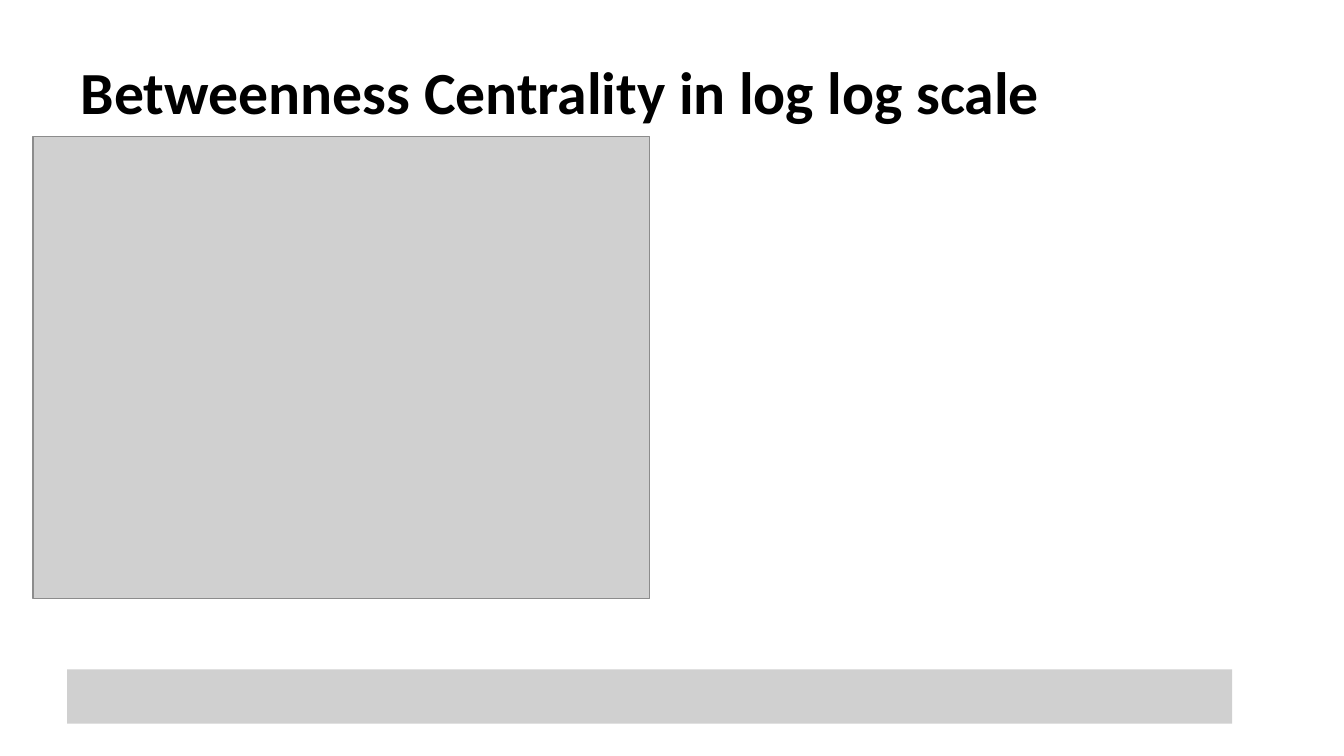
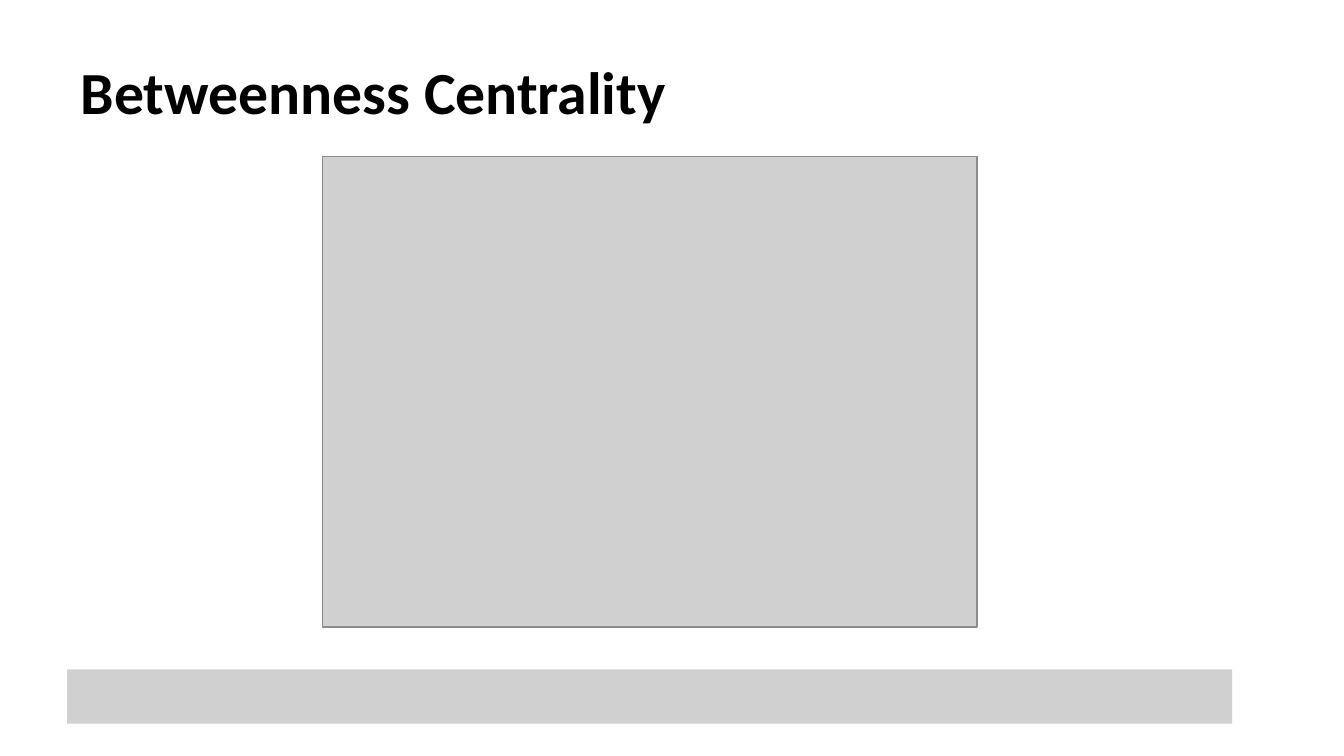
Before and after one commit to JessikaSmith/Complex-System-Simulation, a slide deck: slide 11 of Project/Coursework_ip.pptx (slide 9 before the commit). Drawn at 1344x756 pixels with LibreOffice and Linux fonts; fonts in the diff are those of the drawing; grey boxes stand for pictures. Boxes give left, top, right and bottom in pixels: in the first picture for what was removed or moved away, otherwise in the second. Text is boxed around its words. In the diff, an @@ line names an element or a change of style, - is before the commit and + after.

Commit message:
Add additional images and presentation

```diff
--- a/Project/Coursework_ip.pptx
+++ b/Project/Coursework_ip.pptx
@@ title at (81,72,665,124): text changed @@
-Betweenness Centrality in log log scale
+Betweenness Centrality
@@ picture removed at (34,136,650,598) @@
@@ picture added at (323,156,977,626) @@
```
Also in this commit, not shown: 4 other slides changed, 5 slides added, 3 slides removed, 15 other files.
